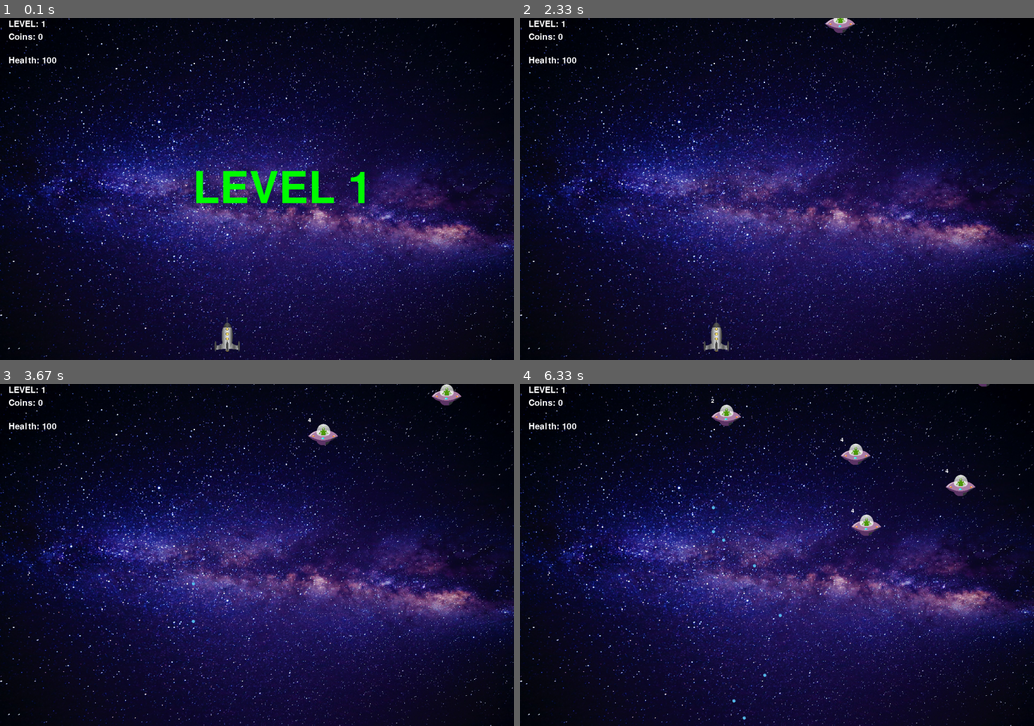
Above: before the commit, frames 1-4 (two rows, left to right).
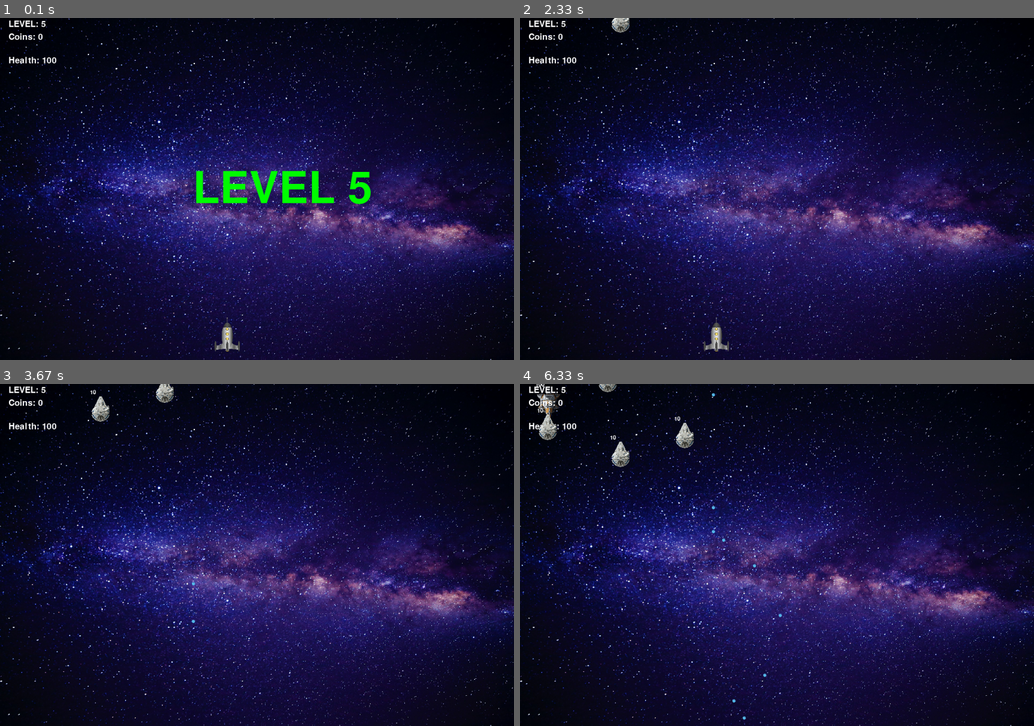
Above: after the commit, the same moments.

Repository: Pavel-Bylkov/shuter_pygame
Game: pygame game, started from game4.py
The game is run twice, just before and just after one commit, with the same random seed, the same clock (stepped at 60 frames per second) and the same inputs.
Inputs:
- Up to frame 1 (0.1 s): no input
- Up to frame 2 (2.33 s): hold A from 1.83 s (still down)
- Up to frame 3 (3.67 s): release A at 2.37 s; hold Space 2.4-2.7 s; hold S 2.4-2.7 s; hold S 2.73-3.03 s; tap Space at 3.5 s
- Up to frame 4 (6.33 s): hold W 3.83-4.2 s; tap Space at 3.9, 4.3, 4.6, 4.97, 5.37, 5.67, 5.87, 6.17 s; hold D 4.23-4.87 s; hold S 4.9-5.27 s; hold A 5.3-5.77 s; hold D 5.8-6.27 s; hold W from 6.3 s (still down)

The runs differ from the first frame. In frame 1, 0.3% of the frame differs, in the area x 8-73%, y 0-55%; in frame 2, 0.3%; in frame 3, 0.8%; in frame 4, 1.7%, in the area x 3-92%, y 0-45%.

Commit message:
add boss

Diff:
--- a/game4.py
+++ b/game4.py
@@ -171,20 +171,58 @@
         self.health_display.update(f"{self.health}")
 
 
-
 class Enemy2(Enemy):
 
     def move(self):
         self.rect.y += self.speed
 
+
+class Boss(Enemy):
+    def __init__(self, x, y, speed, health, img):
+        super().__init__(x, y, speed, health, img)
+        self.bullets = pg.sprite.Group()
+        self.reload = time.time()
+        self.fire_line = pg.Rect(self.rect.left, self.rect.bottom,
+                                 self.rect.right, win_height)
+
+    def move(self):
+        delta_y = random.randint(-1, 1) * self.speed
+        delta_x = random.randint(-1, 1) * self.speed
+        if 30 < self.rect.y + delta_y < win_height // 2:
+            self.rect.y += delta_y
+        if 30 < self.rect.x + delta_x < win_width - 30:
+            self.rect.x += delta_x
+
+    def fire(self):
+        if time.time() - self.reload > 0.15:
+            self.bullets.add(
+                Bullet(x=self.rect.centerx, y=self.rect.bottom, speed=10,
+                       power=1, img=img_bull, direction=0)
+            )
+            self.reload = time.time()
+
+    def update_fire(self):
+        self.fire_line.x = self.rect.x
+
+    def check_fire(self, hero):
+        return self.fire_line.colliderect(hero.rect)
+
+    def reset(self, win):
+        self.bullets.draw(win)
+
+
 class Bullet(Base):
-    def __init__(self, x, y, speed, power, img):
+    def __init__(self, x, y, speed, power, img, direction=1):
         super().__init__(x=x, y=y, speed=speed, img=img)
         self.power = power
+        self.direction = direction
 
     def update(self):
-        self.rect.y -= self.speed
-        if self.rect.y < 0:
+        if self.direction == 1:
+            self.rect.y -= self.speed
+        else:
+            self.rect.y += self.speed
+        if self.rect.y < 0 or self.rect.y > win_height + 50:
             self.kill()
 
 class Bum(pg.sprite.Sprite):
@@ -243,9 +281,9 @@
                       y=random.randint(-50, -10),
                       speed=2, health=10, img=img_enemy2)
         elif type == 4:
-            return Enemy2(x=random.randint(3, win_width // 10 - 4) * 10,
-                      y=random.randint(-50, -10),
-                      speed=2, health=12, img=img_enemy4)
+            return Boss(x=random.randint(3, win_width // 10 - 4) * 10,
+                      y=10,
+                      speed=2, health=100, img=img_enemy4)
 
 
 class Controller:
@@ -258,12 +296,12 @@
         self.monsters1 = pg.sprite.Group()
         self.bums = pg.sprite.Group()
         self.levels = [
-            Level(1, {1: 5}),
-            Level(2, {1: 7}),
-            Level(3, {1: 5, 2: 5}),
-            Level(4, {1: 10, 2: 5}),
-            Level(5, {3: 5}),
-            Level(6, {3: 5, 4: 3})
+            # Level(1, {1: 5}),
+            # Level(2, {1: 7}),
+            # Level(3, {1: 5, 2: 5}),
+            # Level(4, {1: 10, 2: 5}),
+            Level(5, {3: 5, 4: 1}),
+            Level(6, {3: 10, 4: 1})
         ]
         self.cur_level = self.levels.pop(0)
         self.timer = time.time()
@@ -283,6 +321,7 @@
         self.monsters1.draw(self.window)
         for monster in self.monsters1:
             monster.health_draw(self.window)
+            monster.reset(self.window)
         self.level_display.reset(self.window)
         self.coins_display.reset(self.window)
         if self.pause:
@@ -296,6 +335,10 @@
     def monsters_update(self):
         for monster in self.monsters1:
             monster.update()
+            if isinstance(monster, Boss):
+                monster.update_fire()
+                if monster.check_fire(self.hero):
+                    monster.fire()
             if monster.is_lose():
                 self.hero.get_hit(monster.health)
             if pg.sprite.collide_rect(monster, self.hero):
--- /dev/null
+++ b/test111.py
@@ -0,0 +1,16 @@
+list1 = []
+nums = []
+res = []
+for i in range(1, 50):
+    for j in range(1, 50):
+        if (i, j) in nums:
+            continue
+        num1 = i ** 3 + j ** 3
+        if num1 in list1 and num1 not in res:
+            res.append(num1)
+        else:
+            list1.append(num1)
+            nums.append((i, j))
+            nums.append((j, i))
+
+print(*sorted(res))
